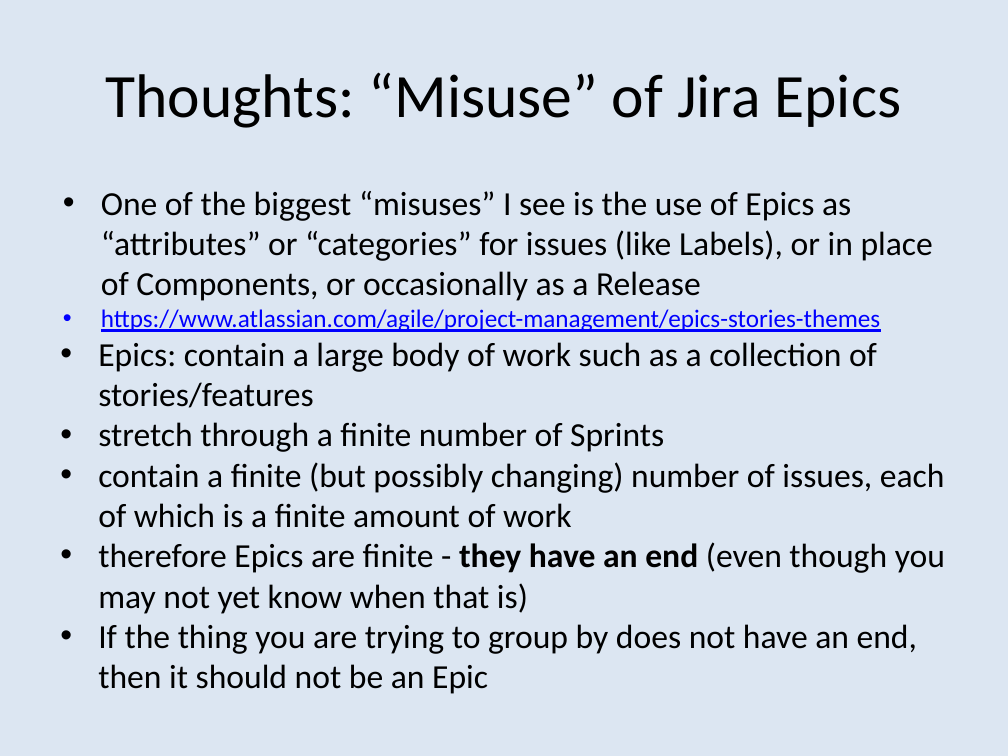
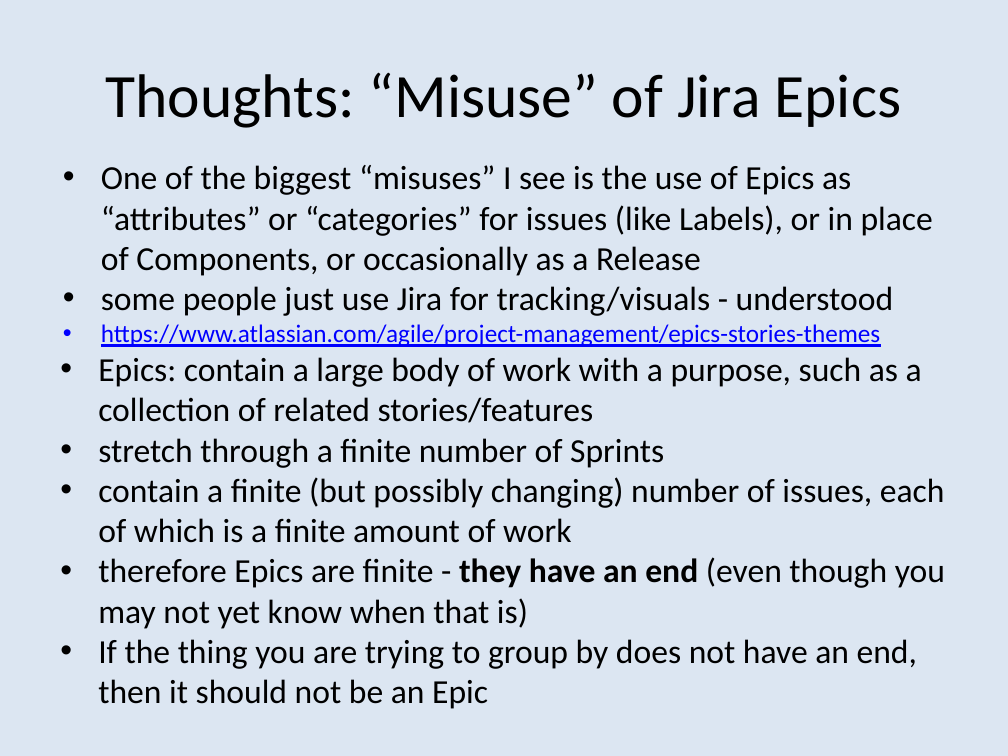
Before and after one commit to bobk/jirapresentations, a slide deck: slide 3 of Jira Epic Thoughts and Jira Agile Tips and Tricks 1.pptx. Drawn at 1008x756 pixels with LibreOffice and Linux fonts; fonts in the diff are those of the drawing. Boxes give left, top, right and bottom in pixels: in the first picture for what was removed or moved away, otherwise in the second. Text is boxed around its words. In the diff, an @@ line names an element or a change of style, - is before the commit and + after.

Commit message:
JIRAMETRICS-7 additional small text tweaks

```diff
--- a/Jira Epic Thoughts and Jira Agile Tips and Tricks 1.pptx
+++ b/Jira Epic Thoughts and Jira Agile Tips and Tricks 1.pptx
@@ text "One of the biggest “misuses” ...": place and size @@
-text "One of the biggest “misuses” ..." at [98,191,945,694]
+text "One of the biggest “misuses” ..." at [98,165,945,704]
@@ text at [101,286,894,316]: paragraph added @@
+• some people just use Jira for tracking/visuals - understood
@@ text at [98,357,922,423]: text changed @@
-  • Epics: contain a large body of work such as a collection of stories/features
+  • Epics: contain a large body of work with a purpose, such as a collection of related stories/features
```
Also in this commit, not shown: 1 other slide changed.
